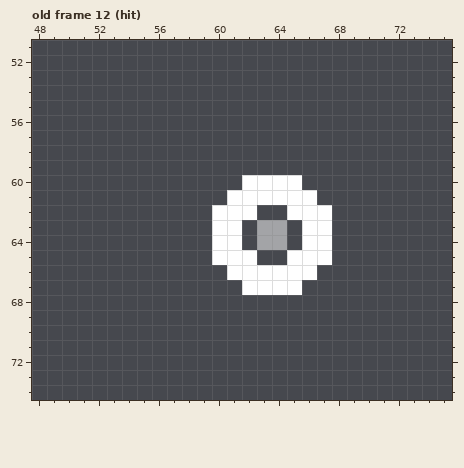
Two states of a pixel-art file, public/assets/images/effects.ase. Above is the file before it was changed.
128x128 pixels, 49 frames. Shown: old frame 12 (hit): x 48..75, y 51..74. The commit also changed other frames, which this record leaves out.
New version:
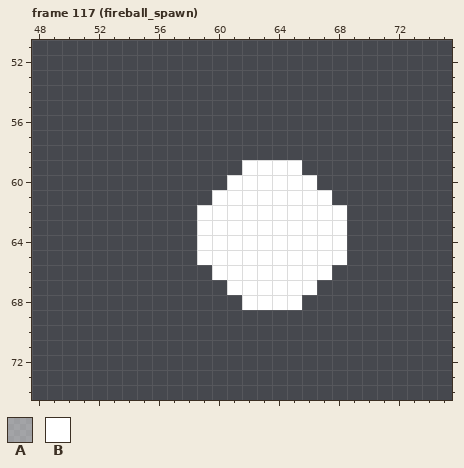
Palette (. is transparent): A #ffffff80  B #ffffff
A new or re-ordered frame is compared with the old frame closest to it.
The exact change:
frames 49 -> 132
Frame 117 (fireball_spawn) is new; against old frame 12 (hit), layer "main":
The edit adds colour B in row 59 at x 62 to 65; in row 60 at x 61 and 66; in row 61 at x 60 and 67; in row 62 at x 59, 63 to 64 and 68; in rows 63 to 64 at x 59, 62, 65 and 68; in row 65 at x 59, 63 to 64 and 68.
The edit adds colour B in row 66 at x 60 and 67; in row 67 at x 61 and 66; in row 68 at x 62 to 65.
Colour A gives way to colour B in rows 63 to 64 at x 63 to 64.
Boxes around the changes in both pictures, in picture pixels (x1, y1, x2, y2):
changed: (197, 160, 347, 310)
